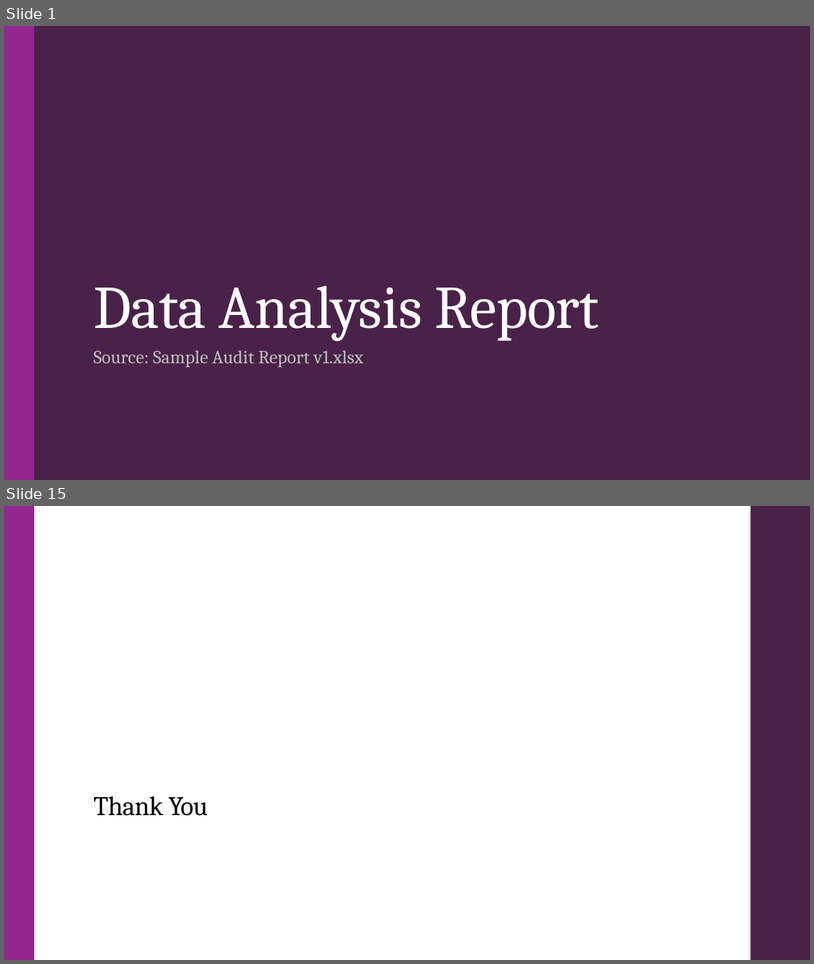
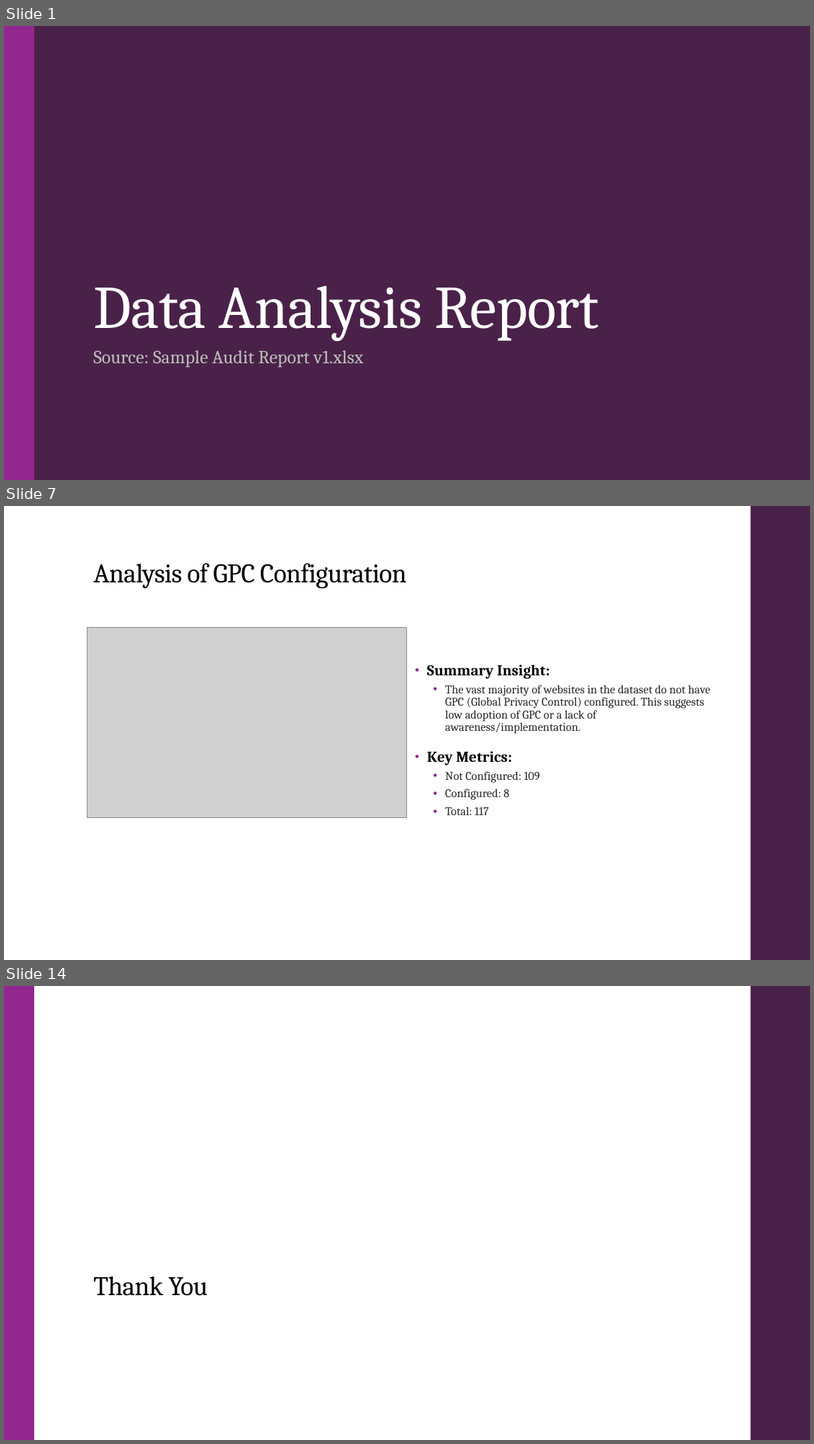
Before and after one commit to droy117/GT_Assignment_PPT_Ex, a slide deck: Debak/Data_Analysis_Report_Report.pptx. Shown one above the other, each under a label of ours: slides 1 and 15 before the commit, slides 1, 7 and 14 after it; the slides between them are not shown. The pictures are 814x964 and 814x1444 pixels, drawn with LibreOffice and Linux fonts; fonts in the diff are those of the drawing; grey boxes stand for pictures. Boxes give left, top, right and bottom in pixels: in the first picture for what was removed or moved away, otherwise in the second. Text is boxed around its words. In the diff, an @@ line names an element or a change of style, - is before the commit and + after.

Commit message:
update ppt and text placement

```diff
--- a/Debak/Data_Analysis_Report_Report.pptx
+++ b/Debak/Data_Analysis_Report_Report.pptx
@@ slide 7 added at (x1=4, y1=506, x2=810, y2=960), background #FFFFFF; not listed: 1 template element that a slide beside it also shows @@
@@ title added at (x1=93, y1=563, x2=407, y2=589), 32 pt, text #000000 @@
+Analysis of GPC Configuration
@@ picture added at (x1=88, y1=627, x2=407, y2=818) @@
@@ text added at (x1=427, y1=664, x2=711, y2=815), 14 pt, text #262626 @@
+• Summary Insight:
+  • The vast majority of websites in the dataset do not have GPC (Global Privacy Control) configured. This suggests low adoption of GPC or a lack of awareness/implementation.
+• Key Metrics:
+  • Not Configured: 109
+  • Configured: 8
+  • Total: 117
@@ what was slide 15 is now slide 14 @@
```
Also in this commit, not shown: 1 slide changed, 10 other slides added, 12 slides removed, 7 other files.
